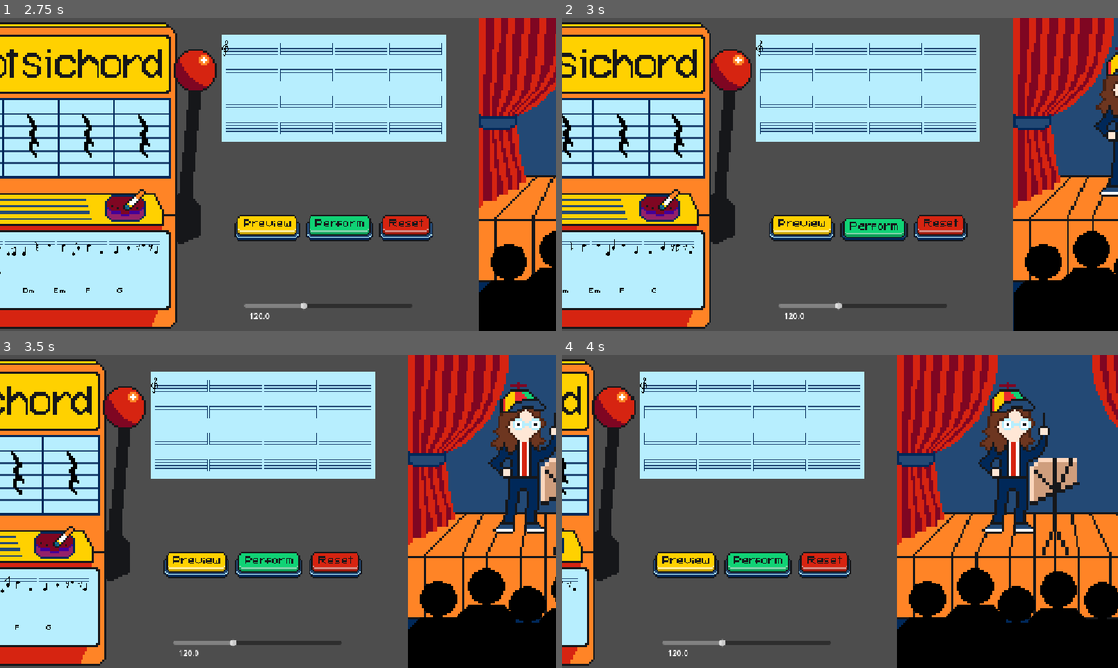
Above: before the commit, frames 1-4 (two rows, left to right).
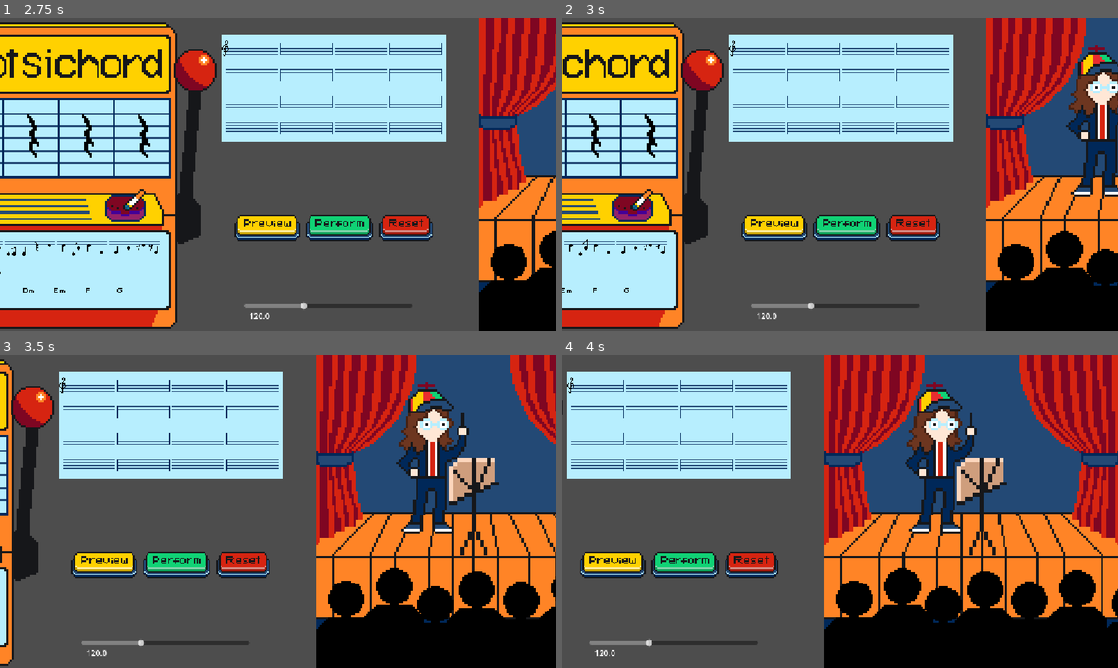
Above: after the commit, the same moments.

Repository: twhassall/slotsichord
Game: Godot game, scene res://scenes/actualScreens/MainScreen.tscn
Same seed, same stepped clock (60 frames per second), same inputs: the game is played once before the commit and once after it.
Inputs (mouse positions are in pixels of both pictures, inside the frame that each line leads up to):
- Up to frame 1 (2.75 s): click (344, 227) at 0.5 s; click (344, 227) at 1.25 s; click (417, 227) at 2 s
- Up to frame 2 (3 s): click (901, 227) at 2.77 s
- Up to frame 3 (3.5 s): no input
- Up to frame 4 (4 s): click (756, 564) at 3.52 s

Frame 1 is identical in both runs. In frame 2, 30% of the frame differs, in the area x 0-100%, y 0-100%; in frame 3, 56%; in frame 4, 49%.
Error before the commit: Invalid assignment of property or key 'disabled' with value of type 'bool' on a base object of type 'null instance'. (res://scripts/arrangement_area.gd:69)

Commit message:
Fixed game breaking button error

Diff:
--- a/scenes/subScenes/performance.tscn
+++ b/scenes/subScenes/performance.tscn
@@ -1,7 +1,7 @@
 [gd_scene format=3 uid="uid://ey56bkqqmn33"]
 
 [ext_resource type="Texture2D" uid="uid://cdf6qqt0nlrnd" path="res://assets/sprites/performance/Juniper.png" id="1_c5t8m"]
-[ext_resource type="Script" uid="uid://dj6ixthfcoyre" path="res://testjuniper.gd" id="1_pr87d"]
+[ext_resource type="Script" uid="uid://dj6ixthfcoyre" path="res://scripts/testjuniper.gd" id="1_pr87d"]
 [ext_resource type="Texture2D" uid="uid://du2a0mra61e30" path="res://assets/sprites/performance/stage.png" id="3_pbtqv"]
 [ext_resource type="Texture2D" uid="uid://dh0knomf4mibe" path="res://assets/sprites/performance/musicStand.png" id="4_ynhj5"]
 [ext_resource type="PackedScene" uid="uid://cehonte1e660c" path="res://scenes/subScenes/audience.tscn" id="5_kfj3j"]
--- a/scripts/arrangement_area.gd
+++ b/scripts/arrangement_area.gd
@@ -66,9 +66,9 @@
 func set_buttons_disabled(is_disabled):
 	print("self is: ", self)
 	print("children: ", get_children())
-	$Preview.disabled = is_disabled
-	$Reset.disabled = is_disabled
-	$Perform.disabled = is_disabled
+	$PreviewButton/Preview.disabled = is_disabled
+	$ResetButton/Reset.disabled = is_disabled
+	$PerformButton/Perform.disabled = is_disabled
 
 
 func _on_reset_pressed():
Renamed: testjuniper.gd -> scripts/testjuniper.gd
Renamed: testjuniper.gd.uid -> scripts/testjuniper.gd.uid
